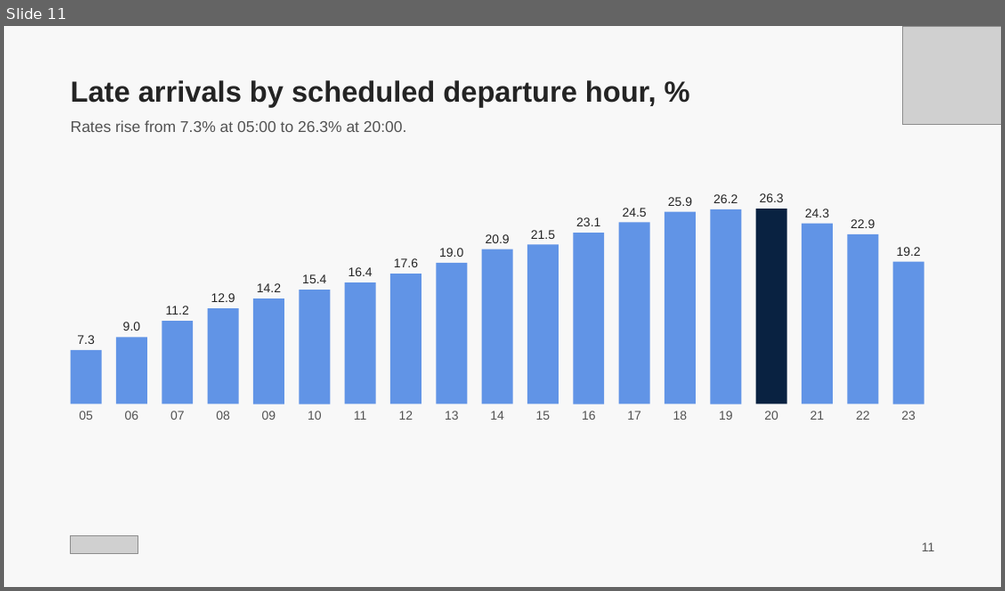
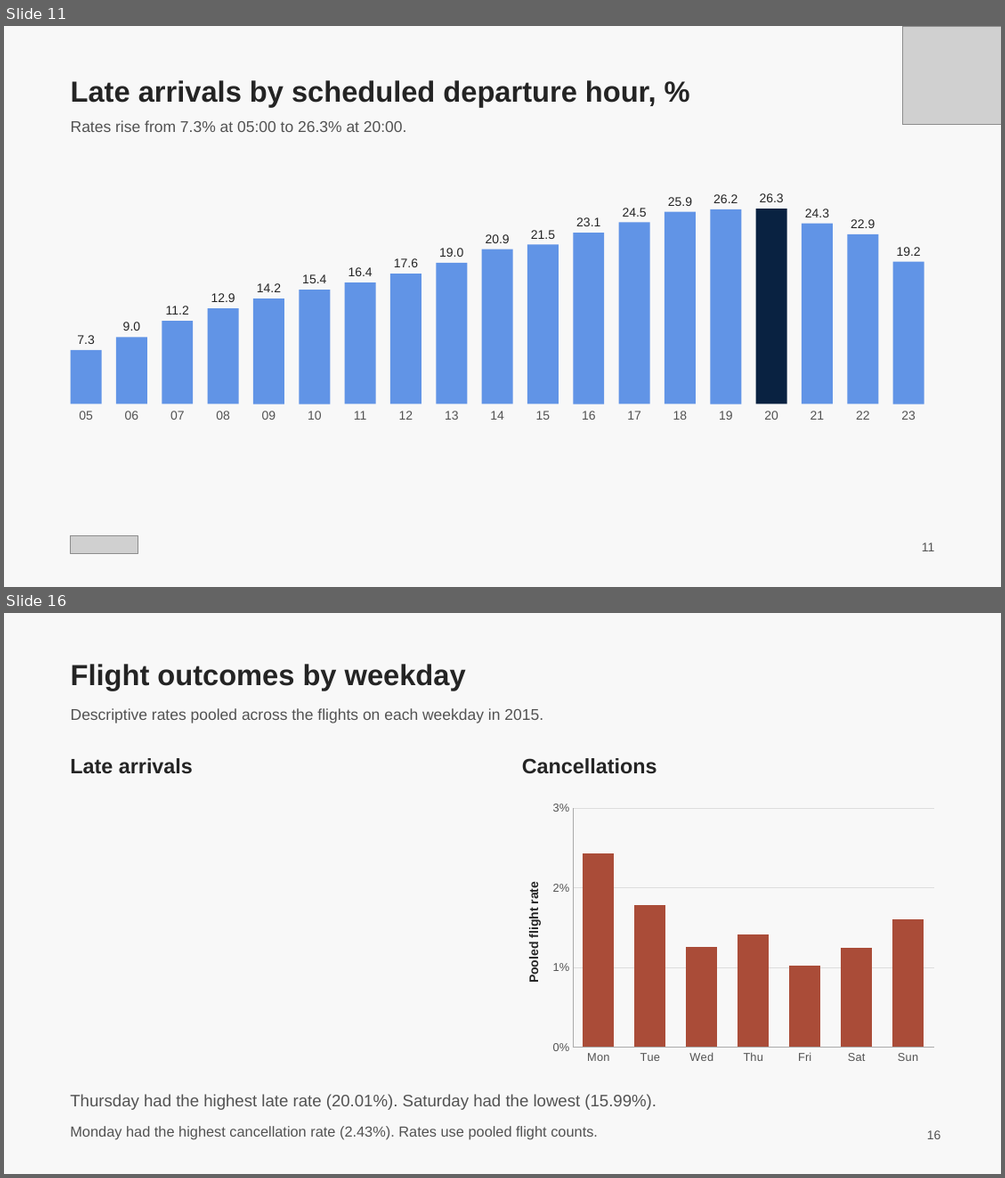
Before and after one commit to aknazar47/Programming-Final-Flights, a slide deck: submission/Flight Delays and Cancellations.pptx. Shown one above the other, each under a label of ours: slide 11 before the commit, slides 11 and 16 after it; the slides between them are not shown. The pictures are 1005x591 and 1005x1178 pixels, drawn with LibreOffice and Linux fonts; fonts in the diff are those of the drawing; grey boxes stand for pictures. Boxes give left, top, right and bottom in pixels: in the first picture for what was removed or moved away, otherwise in the second. Text is boxed around its words. In the diff, an @@ line names an element or a change of style, - is before the commit and + after.

```diff
--- a/submission/Flight Delays and Cancellations.pptx
+++ b/submission/Flight Delays and Cancellations.pptx
@@ slide 16 added at box(4, 613, 1001, 1174), background #F8F8F8 @@
@@ text added at box(71, 664, 466, 690), 28 pt, text #242424, bold @@
+Flight outcomes by weekday
@@ text added at box(71, 708, 543, 723), 15 pt, text #525252 @@
+Descriptive rates pooled across the flights on each weekday in 2015.
@@ text added at box(70, 758, 193, 774), 20 pt, text #242424, bold @@
+Late arrivals
@@ text added at box(522, 758, 657, 774), 20 pt, text #242424, bold @@
+Cancellations
@@ column chart added at box(510, 796, 942, 1070) @@
+categories: Mon, Tue, Wed, Thu, Fri, Sat, Sun
+Series 1: 0.0243, 0.0178, 0.0125, 0.0141, 0.0102, 0.0125, 0.0161
@@ text added at box(70, 1094, 656, 1110), 16 pt, text #525252 @@
+Thursday had the highest late rate (20.01%). Saturday had the lowest (15.99%).
@@ text added at box(70, 1126, 598, 1140), 14 pt, text #525252 @@
+Monday had the highest cancellation rate (2.43%). Rates use pooled flight counts.
@@ text added at box(927, 1130, 941, 1139), 12 pt, text #525252 @@
+16
```
Also in this commit, not shown: 7 slides changed, 3 other slides added, 1 other file.
